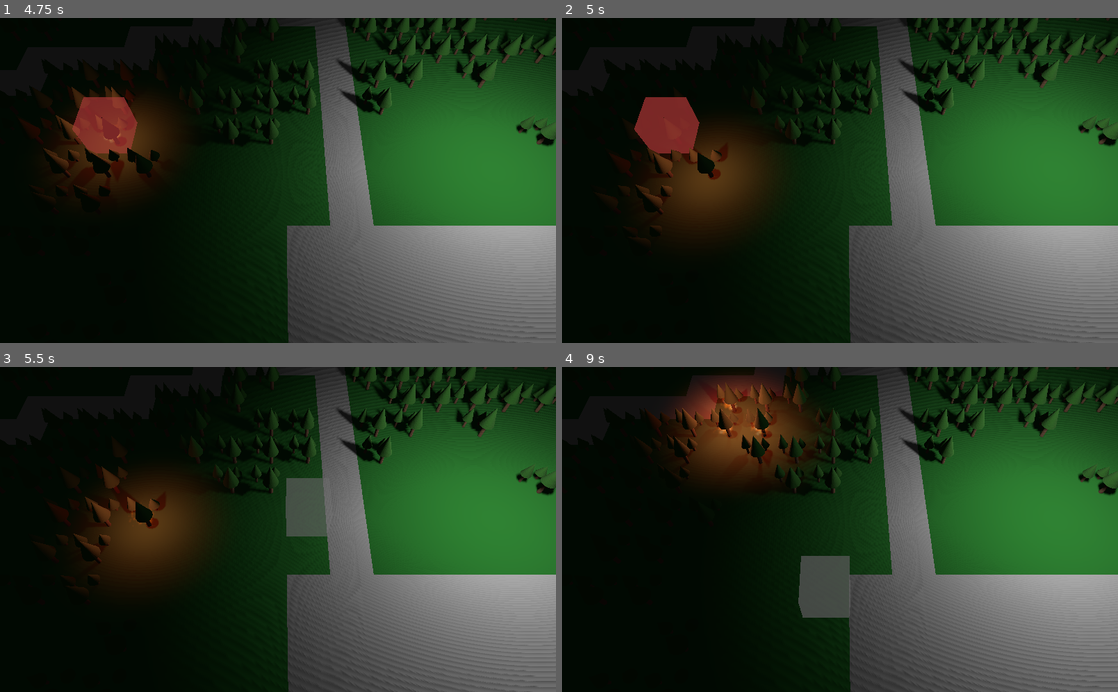
Above: before the commit, frames 1-4 (two rows, left to right).
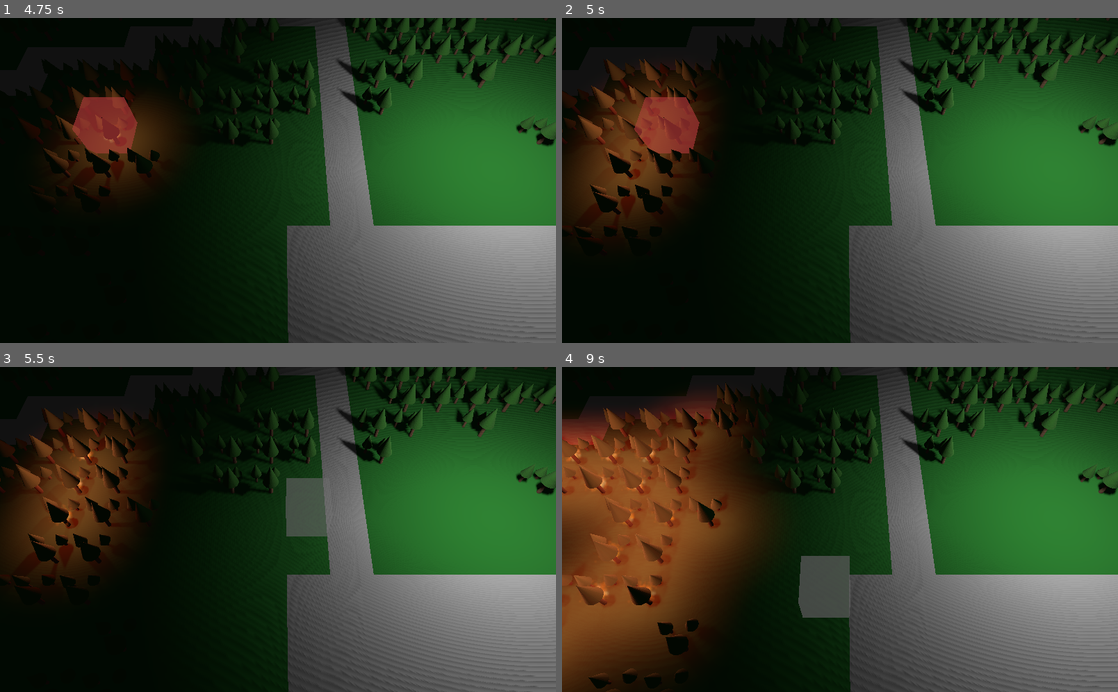
Above: after the commit, the same moments.

Repository: arturh85/gamejam2021
Game: Godot game, scene res://World.tscn
The game is run twice, just before and just after one commit, with the same random seed, the same clock (stepped at 60 frames per second) and the same inputs. This scene is started directly instead of the project's main scene.
Inputs (mouse positions are in pixels of both pictures, inside the frame that each line leads up to):
- Up to frame 1 (4.75 s): move the mouse to (400, 164) at 0.52 s; press the mouse at (400, 164) at 0.53 s; tap Enter at 1.25, 2.75, 4.25 s; move the mouse to (166, 196) at 1.27 s; release the mouse at (166, 196) at 1.28 s; right-click (166, 196) at 1.35 s; tap Space at 2, 3.5 s; move the mouse to (333, 109) at 2.02 s; press the mouse at (333, 109) at 2.03 s; move the mouse to (250, 245) at 2.77 s; release the mouse at (250, 245) at 2.78 s; right-click (250, 245) at 2.85 s; move the mouse to (444, 229) at 3.52 s; press the mouse at (444, 229) at 3.53 s; move the mouse to (111, 131) at 4.27 s; release the mouse at (111, 131) at 4.28 s; right-click (111, 131) at 4.35 s
- Up to frame 2 (5 s): no input
- Up to frame 3 (5.5 s): move the mouse to (305, 529) at 5.02 s; press the mouse at (305, 529) at 5.03 s
- Up to frame 4 (9 s): tap Space at 5.75 s; move the mouse to (756, 448) at 5.77 s; release the mouse at (756, 448) at 5.78 s; right-click (756, 448) at 5.85 s; move the mouse to (962, 513) at 6.52 s; press the mouse at (962, 513) at 6.53 s; move the mouse to (728, 545) at 7.27 s; release the mouse at (728, 545) at 7.28 s; right-click (728, 545) at 7.35 s; move the mouse to (895, 458) at 8.02 s; press the mouse at (895, 458) at 8.03 s; move the mouse to (812, 594) at 8.77 s; release the mouse at (812, 594) at 8.78 s; right-click (812, 594) at 8.85 s

Frame 1 is identical in both runs. In frame 2, 12% of the frame differs, in the area x 0-39%, y 12-69%; in frame 3, 13%; in frame 4, 29%, in the area x 0-84%, y 0-100%.

Commit message:
use wind direction for fire spread

Diff:
--- a/GridMap.gd
+++ b/GridMap.gd
@@ -28,8 +28,10 @@
 	var wind_change = rng.randf_range(-10.0, 10.0)
 	if wind_change < -7:
 		wind_direction = wrapi(wind_direction - 1, 0, 4)
+		print("new wind direction: ", wind_direction)
 	if wind_change > 7:
 		wind_direction = wrapi(wind_direction + 1, 0, 4)
+		print("new wind direction: ", wind_direction)
 
 	for cell in get_used_cells():
 			var key = str(cell.x) + "," + str(cell.z)
@@ -43,10 +45,29 @@
 				for xx in range(cell.x-1,cell.x+2):
 					for zz in range(cell.z-1,cell.z+2):
 						if xx != cell.x or zz != cell.z:
+
+							var direction_factor = 0.1
+							if wind_direction == 0: # North
+								if zz > cell.z:
+									direction_factor = 0.8
+							elif wind_direction == 1: # East
+								if xx > cell.x:
+									direction_factor = 0.8
+							elif wind_direction == 2: # South
+								if zz > cell.z:
+									direction_factor = 0.8
+								pass
+							else:                         # West
+								if xx < cell.x:
+									direction_factor = 0.8
+								pass
+
+
+
 							var kkey =  str(xx) + "," + str(zz)
 							var cell_content = get_cell_item(xx,0, zz)
 							if cell_content == 2: # Trees
-								if rng.randi_range(0, 10) > 8:
+								if rng.randf_range(0, 1) < direction_factor:
 									fires_to_add.append([xx, zz])
 	for key in fires_to_add:
 		add_fire(key[0], key[1])
